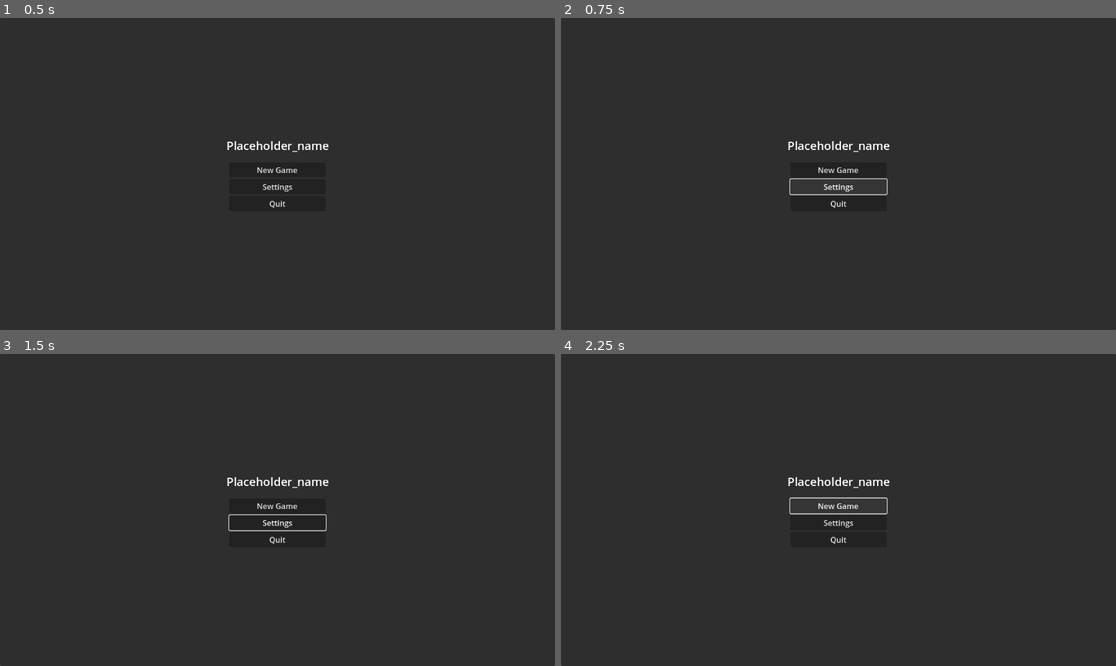
Above: before the commit, frames 1-4 (two rows, left to right).
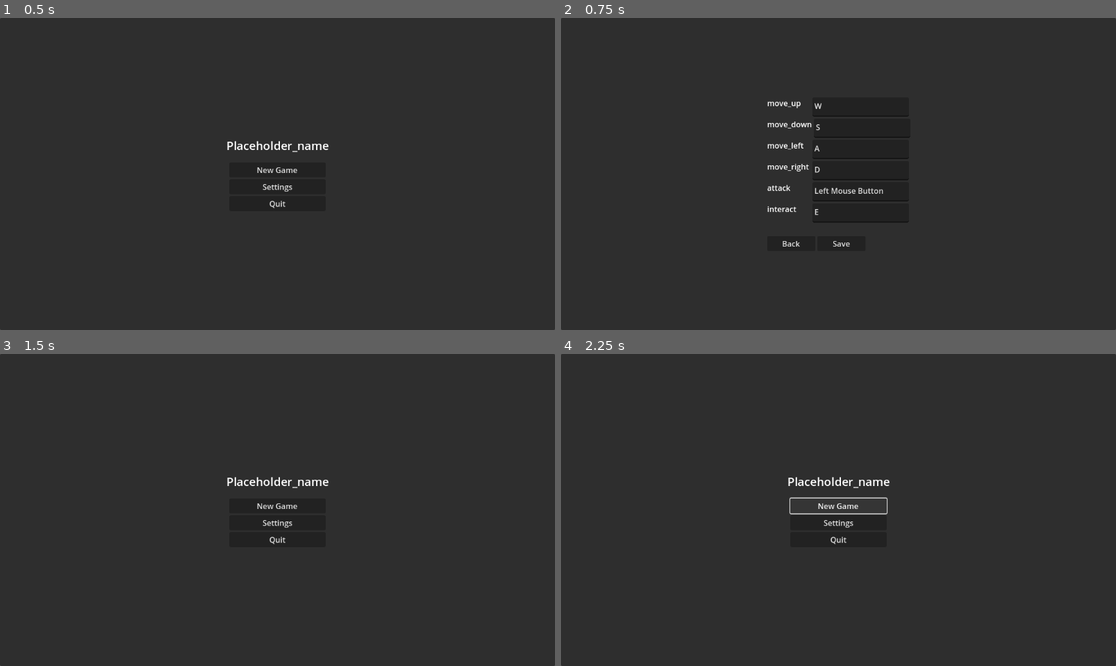
Above: after the commit, the same moments.

Repository: xleepy/ldjam57
Game: Godot game, scene res://scenes/main.tscn
Two runs of this game, one before a commit and one after it. Both use one fixed random seed, a clock stepped at 60 frames per second and the inputs below.
Inputs (mouse positions are in pixels of both pictures, inside the frame that each line leads up to):
- Up to frame 1 (0.5 s): no input
- Up to frame 2 (0.75 s): click "Settings" at 0.5 s
- Up to frame 3 (1.5 s): click (227, 578) at 1.25 s, where only the run after the commit has a clickable "Back"
- Up to frame 4 (2.25 s): click "New Game" at 2 s

Frame 1 is identical in both runs. In frame 2, 1.4% of the frame differs, in the area x 37-63%, y 26-74%; in frame 3, 0.1%; in frame 4, nothing differs.

Commit message:
Initial settings render and mapping

Diff:
--- a/project.godot
+++ b/project.godot
@@ -18,3 +18,36 @@
 [autoload]
 
 Global="*res://scripts/global.gd"
+
+[input]
+
+move_up={
+"deadzone": 0.2,
+"events": [Object(InputEventKey,"resource_local_to_scene":false,"resource_name":"","device":-1,"window_id":0,"alt_pressed":false,"shift_pressed":false,"ctrl_pressed":false,"meta_pressed":false,"pressed":false,"keycode":0,"physical_keycode":87,"key_label":0,"unicode":119,"location":0,"echo":false,"script":null)
+]
+}
+move_down={
+"deadzone": 0.2,
+"events": [Object(InputEventKey,"resource_local_to_scene":false,"resource_name":"","device":-1,"window_id":0,"alt_pressed":false,"shift_pressed":false,"ctrl_pressed":false,"meta_pressed":false,"pressed":false,"keycode":0,"physical_keycode":83,"key_label":0,"unicode":115,"location":0,"echo":false,"script":null)
+]
+}
+move_left={
+"deadzone": 0.2,
+"events": [Object(InputEventKey,"resource_local_to_scene":false,"resource_name":"","device":-1,"window_id":0,"alt_pressed":false,"shift_pressed":false,"ctrl_pressed":false,"meta_pressed":false,"pressed":false,"keycode":0,"physical_keycode":65,"key_label":0,"unicode":97,"location":0,"echo":false,"script":null)
+]
+}
+move_right={
+"deadzone": 0.2,
+"events": [Object(InputEventKey,"resource_local_to_scene":false,"resource_name":"","device":-1,"window_id":0,"alt_pressed":false,"shift_pressed":false,"ctrl_pressed":false,"meta_pressed":false,"pressed":false,"keycode":0,"physical_keycode":68,"key_label":0,"unicode":100,"location":0,"echo":false,"script":null)
+]
+}
+attack={
+"deadzone": 0.2,
+"events": [Object(InputEventMouseButton,"resource_local_to_scene":false,"resource_name":"","device":-1,"window_id":0,"alt_pressed":false,"shift_pressed":false,"ctrl_pressed":false,"meta_pressed":false,"button_mask":0,"position":Vector2(0, 0),"global_position":Vector2(0, 0),"factor":1.0,"button_index":1,"canceled":false,"pressed":false,"double_click":false,"script":null)
+]
+}
+interact={
+"deadzone": 0.2,
+"events": [Object(InputEventKey,"resource_local_to_scene":false,"resource_name":"","device":-1,"window_id":0,"alt_pressed":false,"shift_pressed":false,"ctrl_pressed":false,"meta_pressed":false,"pressed":false,"keycode":0,"physical_keycode":69,"key_label":0,"unicode":101,"location":0,"echo":false,"script":null)
+]
+}
--- /dev/null
+++ b/scenes/key_mapping.tscn
@@ -0,0 +1,11 @@
+[gd_scene format=3 uid="uid://c37r5epf5ubqs"]
+
+[node name="Key_mapping" type="HBoxContainer"]
+
+[node name="Label" type="Label" parent="."]
+custom_minimum_size = Vector2(90, 40)
+layout_mode = 2
+
+[node name="Input" type="TextEdit" parent="."]
+custom_minimum_size = Vector2(200, 40)
+layout_mode = 2
--- a/scenes/main.tscn
+++ b/scenes/main.tscn
@@ -1,6 +1,8 @@
-[gd_scene load_steps=4 format=3 uid="uid://4ftyet7a2b45"]
+[gd_scene load_steps=8 format=3 uid="uid://4ftyet7a2b45"]
 
 [ext_resource type="Script" uid="uid://cheprfhboa6pd" path="res://scripts/main.gd" id="1_o5qli"]
+[ext_resource type="Script" uid="uid://d4bspmfum5wc" path="res://scripts/ui.gd" id="2_0wfyh"]
+[ext_resource type="Script" uid="uid://cq37ydx5qoc25" path="res://scripts/settings.gd" id="3_sugp2"]
 
 [sub_resource type="LabelSettings" id="LabelSettings_sgp6g"]
 font_size = 24
@@ -8,10 +10,15 @@
 [sub_resource type="StyleBoxFlat" id="StyleBoxFlat_o5qli"]
 draw_center = false
 
+[sub_resource type="StyleBoxEmpty" id="StyleBoxEmpty_sugp2"]
+
+[sub_resource type="Theme" id="Theme_sugp2"]
+
 [node name="World" type="Node2D"]
 script = ExtResource("1_o5qli")
 
 [node name="UI" type="CanvasLayer" parent="."]
+script = ExtResource("2_0wfyh")
 
 [node name="Menu" type="Panel" parent="UI"]
 anchors_preset = 15
@@ -63,4 +70,53 @@
 text = "Quit
 "
 
-[connection signal="pressed" from="UI/Menu/VBoxContainer/QuitBtn" to="." method="_on_quit_btn_pressed"]
+[node name="Settings" type="Panel" parent="UI"]
+visible = false
+anchors_preset = 15
+anchor_right = 1.0
+anchor_bottom = 1.0
+grow_horizontal = 2
+grow_vertical = 2
+script = ExtResource("3_sugp2")
+
+[node name="Container" type="VBoxContainer" parent="UI/Settings"]
+custom_minimum_size = Vector2(200, 0)
+layout_mode = 1
+anchors_preset = 8
+anchor_left = 0.5
+anchor_top = 0.5
+anchor_right = 0.5
+anchor_bottom = 0.5
+offset_left = -46.5
+offset_top = -17.5
+offset_right = 46.5
+offset_bottom = 17.5
+grow_horizontal = 2
+grow_vertical = 2
+
+[node name="InputsContainer" type="VBoxContainer" parent="UI/Settings/Container"]
+layout_mode = 2
+
+[node name="Panel" type="Panel" parent="UI/Settings/Container"]
+custom_minimum_size = Vector2(0, 20)
+layout_mode = 2
+theme_override_styles/panel = SubResource("StyleBoxEmpty_sugp2")
+
+[node name="HBoxContainer" type="HBoxContainer" parent="UI/Settings/Container"]
+layout_mode = 2
+theme = SubResource("Theme_sugp2")
+
+[node name="Back" type="Button" parent="UI/Settings/Container/HBoxContainer"]
+custom_minimum_size = Vector2(100, 0)
+layout_mode = 2
+text = "Back"
+
+[node name="Save" type="Button" parent="UI/Settings/Container/HBoxContainer"]
+custom_minimum_size = Vector2(100, 0)
+layout_mode = 2
+text = "Save"
+
+[connection signal="pressed" from="UI/Menu/VBoxContainer/SettingsBtn" to="UI" method="_on_settings_btn_pressed"]
+[connection signal="pressed" from="UI/Menu/VBoxContainer/QuitBtn" to="UI" method="_on_quit_btn_pressed"]
+[connection signal="pressed" from="UI/Settings/Container/HBoxContainer/Back" to="UI/Settings" method="_on_button_pressed"]
+[connection signal="pressed" from="UI/Settings/Container/HBoxContainer/Save" to="UI/Settings" method="_on_save_pressed"]
--- a/scripts/main.gd
+++ b/scripts/main.gd
@@ -1,7 +1 @@
 extends Node2D
-
-
-
-
-func _on_quit_btn_pressed() -> void:
-	get_tree().quit()
--- /dev/null
+++ b/scripts/settings.gd
@@ -0,0 +1,61 @@
+extends Panel
+
+@onready var field: PackedScene = load("res://scenes/key_mapping.tscn")
+
+
+func _on_button_pressed() -> void:
+	$"../Menu".visible = true
+	$".".visible = false
+
+var current_mapping: Dictionary = {}
+
+# TODO: finalise remapping
+func get_project_actions():
+	var actions = []
+	for prop in ProjectSettings.get_property_list():
+		var prop_name = prop.get("name", "")
+		if prop_name.begins_with('input/'):
+			prop_name = prop_name.replace('input/', '')
+			prop_name = prop_name.substr(0, prop_name.find("."))
+			if not actions.has(prop_name):
+				actions.append(prop_name)
+	return actions
+
+
+func get_keys_for_action(action: String) -> Array:
+	var events = InputMap.action_get_events(action)
+	var keys: Array = []
+	for event in events:
+		if event is InputEventKey or event is InputEventMouse:
+			keys.append(event.as_text().replace("(Physical)", ""	))
+	return keys
+
+func create_field(action: String) -> void:
+	var new_field = field.instantiate()
+	var label: Label = new_field.get_node("Label")
+	label.text = action
+	var keys = get_keys_for_action(action)
+	var input: TextEdit = new_field.get_node("Input")
+	input.text = ", ".join(keys)
+	var change = func():
+		var current_text = input.text
+		current_mapping[action] = current_text
+		print(action, current_text)
+
+	input.text_changed.connect(change)
+	$Container/InputsContainer.add_child(new_field)
+
+func render_fields():
+	var all_actions = InputMap.get_actions()
+	for action in all_actions:
+		if not action.begins_with("ui_"):
+			create_field(action)
+
+func _ready():
+	render_fields()
+
+
+func _on_save_pressed() -> void:
+	var config = ConfigFile.new()
+
+	pass # Replace with function body.
--- /dev/null
+++ b/scripts/ui.gd
@@ -0,0 +1,10 @@
+extends CanvasLayer
+
+
+func _on_quit_btn_pressed() -> void:
+	get_tree().quit()
+
+
+func _on_settings_btn_pressed() -> void:
+	$Menu.visible = false
+	$Settings.visible = true
Not shown, added: scripts/settings.gd.uid
Not shown, added: scripts/ui.gd.uid
